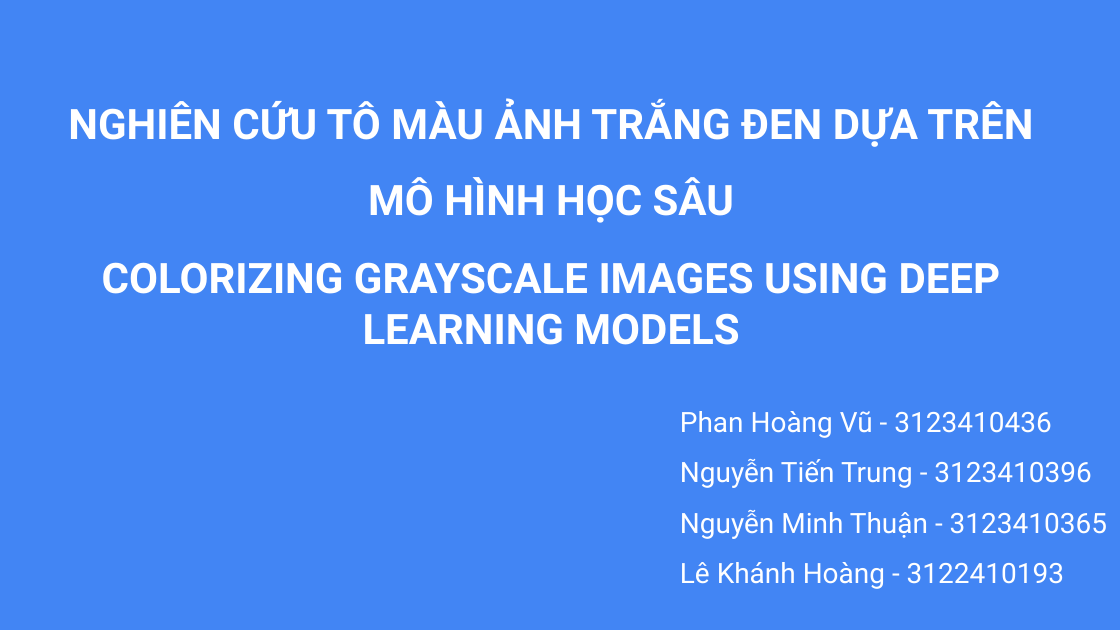
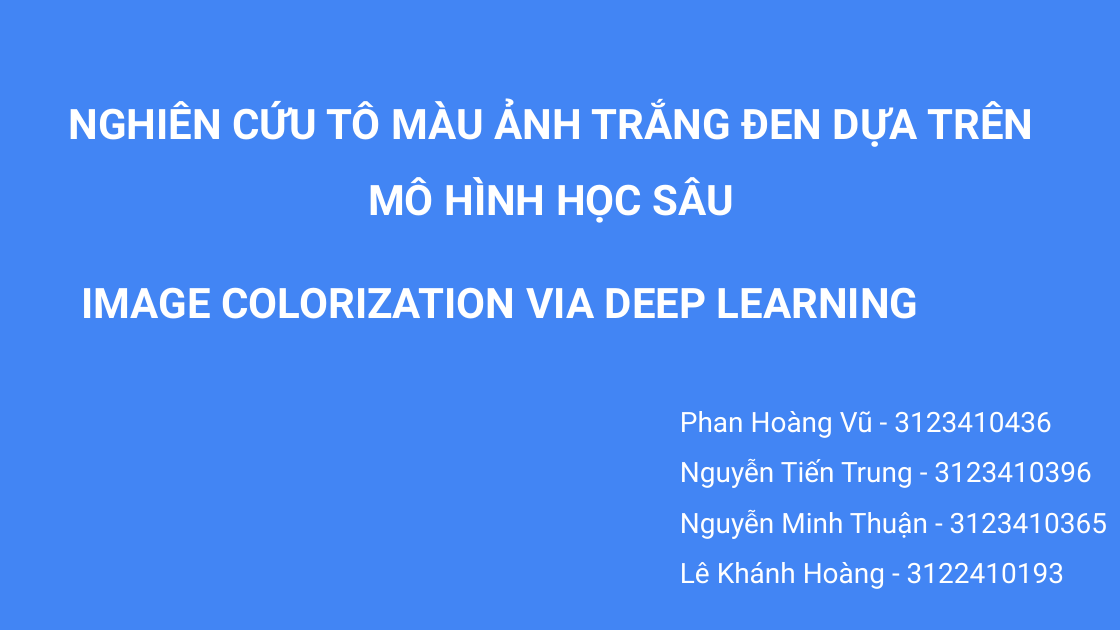
Before and after one commit to lekhanhhoang/influence-of-color, a slide deck: slide 1 of Báo cáo Final.pptx. Drawn at 1120x630 pixels with LibreOffice and Linux fonts; fonts in the diff are those of the drawing. Boxes give left, top, right and bottom in pixels: in the first picture for what was removed or moved away, otherwise in the second. Text is boxed around its words. In the diff, an @@ line names an element or a change of style, - is before the commit and + after.

```diff
--- a/Báo cáo Final.pptx
+++ b/Báo cáo Final.pptx
@@ title at <box>82,287,919,319</box>: text changed @@
-COLORIZING GRAYSCALE IMAGES USING DEEP LEARNING MODELS
+IMAGE COLORIZATION VIA DEEP LEARNING
```
Also in this commit, not shown: 6 other slides changed, 8 slides added.
